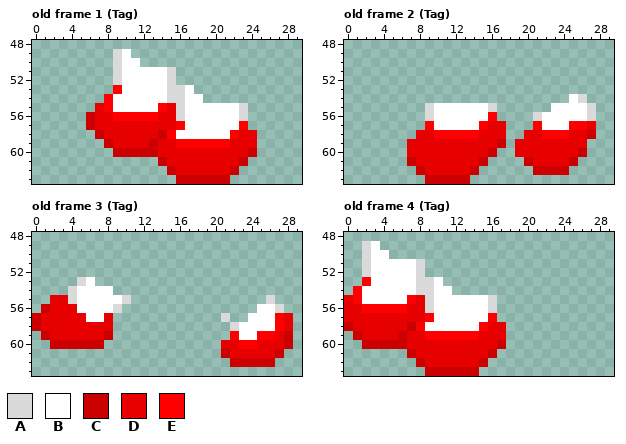
Two states of a pixel-art file, Assets/Resources/Clothes/Shoes Left.aseprite. The picture above was drawn from the file before the commit.
32x64 pixels, 4 frames. Shown: old frame 1 (Tag): x 0..29, y 48..63; old frame 2 (Tag): x 0..29, y 48..63; old frame 3 (Tag): x 0..29, y 48..63; old frame 4 (Tag): x 0..29, y 48..63. The commit also changed other frames, which this record leaves out.
Palette (. is transparent): A #dadada  B #ffffff  C #cb0000  D #e60000  E #ff0000
Pixels before, old frame 1 (Tag), first column x 6:
49 ...AB..............
50 ...ABB.............
51 ...ABBBBBA.........
52 ...ABBBBBA.........
53 ...EBBBBBAAB.......
54 ..EBBBBBBAABB......
55 .DEBBBBBEDABBBBBBA.
56 CDDEEEEEDDABBBBBBA.
57 CDDDDDDDDDEBBBBBBE.
58 .CDDDDDDCEBBBBBBEDD
59 ..CDDDDCDDEEEEEEDDD
60 ...CCCCCDDDDDDDDDDC
61 ........CDDDDDDDDC.
62 .........CDDDDDDC..
63 ..........CCCCCC...
Pixels before, old frame 2 (Tag), first column x 7:
54 ..................BA.
55 ..ABBBBBBA......BBBBA
56 ..ABBBBBBE....ABBBBBA
57 ..EBBBBBEDD...EBBBEED
58 .DDEEEEEDDD..DDEEEDDC
59 DDDDDDDDDDC.DDDDDDDD.
60 DDDDDDDDDC..DDDDDDDC.
61 CDDDDDDDC....CDDDDC..
62 .CDDDDDC......CCCC...
63 ..CCCCC..............
Pixels before, old frame 3 (Tag), first column x 0:
53 .....AB......................
54 ....ABBBB....................
55 ..DDABBBBBA...............A..
56 .CDDDBBBBA...............BBA.
57 CDDDDDBBD............A..BBBED
58 CDDDDDDDD.............ABBBBED
59 .CDDDDDDC.............EBBEEDC
60 ..CCCCCC.............DDEEDDDC
61 .....................CDDDDDC.
62 ......................CCCCC..
Pixels before, old frame 4 (Tag), first column x 0:
49 ..AB..............
50 ..ABB.............
51 ..ABBBBBA.........
52 ..ABBBBBA.........
53 ..EBBBBBAAB.......
54 .EBBBBBBAABB......
55 DEBBBBBEDABBBBBBA.
56 DDEEEEEDDABBBBBBA.
57 DDDDDDDDDEBBBBBBE.
58 CDDDDDDCEBBBBBBEDD
59 .CDDDDCDDEEEEEEDDD
60 ..CCCCCDDDDDDDDDDC
61 .......CDDDDDDDDC.
62 ........CDDDDDDC..
63 .........CCCCCC...
Now the later version:
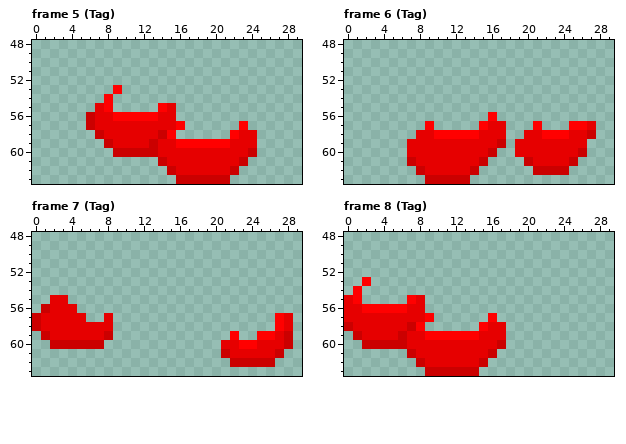
A new or re-ordered frame is compared with the old frame closest to it.
Change:
frames 4 -> 8
Changed rows in their new state; - is an unchanged pixel.
Frame 5 (Tag) is new; against old frame 1 (Tag), layer "Legs":
first column x 9:
49 ..-------------
50 ...------------
51 .......--------
52 .......--------
53 -........------
54 ..........-----
55 .....--........
56 -------........
57 --------......-
58 -------......--
Frame 6 (Tag) is new; against old frame 2 (Tag), layer "Legs":
first column x 9:
54 ----------------..-
55 ........------.....
56 .......-----.......
57 -.....-------...---
Frame 7 (Tag) is new; against old frame 3 (Tag), layer "Legs":
first column x 4:
53 -..---------------------
54 .....-------------------
55 .......---------------.-
56 -.....---------------...
57 --..-------------.--...-
58 ------------------.....-
59 -------------------..---
Frame 8 (Tag) is new; against old frame 4 (Tag), layer "Legs":
first column x 2:
49 ..-------------
50 ...------------
51 .......--------
52 .......--------
53 -........------
54 ..........-----
55 .....--........
56 -------........
57 --------......-
58 -------......--
